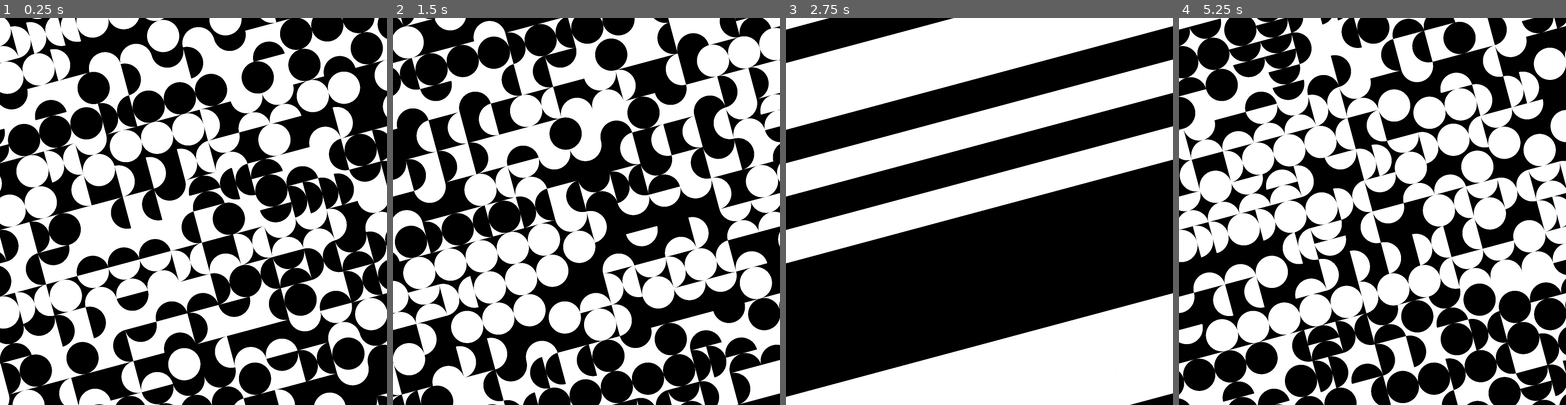
Above: before the commit, frames 1-4 (left to right).
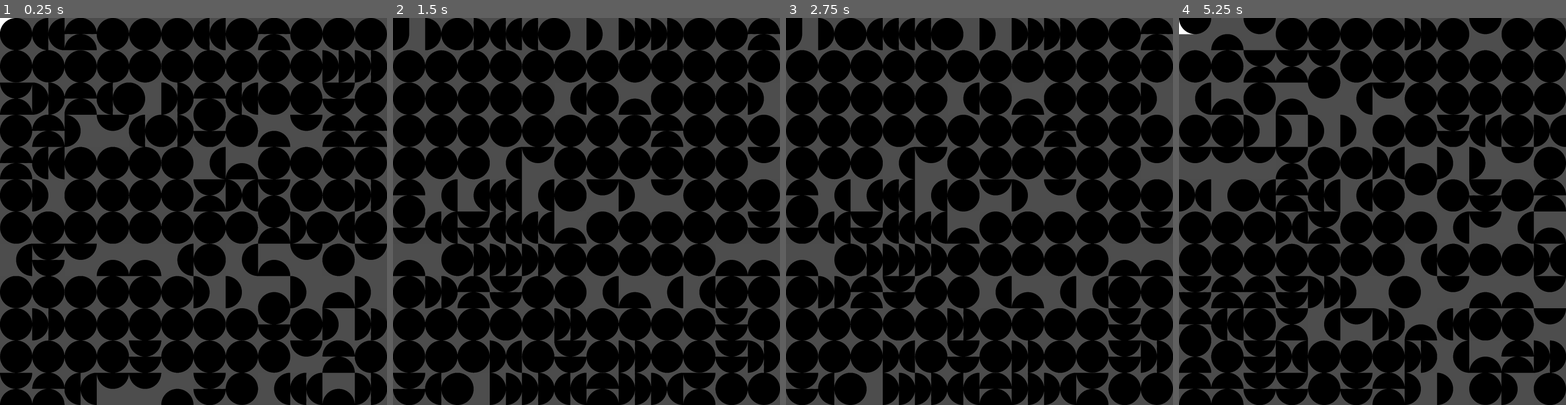
Above: after the commit, the same moments.

Repository: rio-raimundo/Sykora-painting-recreation
Game: Godot game, scene res://scenes/main.tscn
The game is run twice, just before and just after one commit, with the same random seed, the same clock (stepped at 60 frames per second) and the same inputs.
Inputs (mouse positions are in pixels of both pictures, inside the frame that each line leads up to):
- Up to frame 1 (0.25 s): no input
- Up to frame 2 (1.5 s): tap Enter at 0.5 s; move the mouse to (423, 37) at 0.52 s; tap P at 0.6 s; click (423, 37) at 0.67 s; tap Space at 1.25 s; move the mouse to (454, 29) at 1.27 s; hold S from 1.28 s (still down); tap R at 1.35 s; click (454, 29) at 1.42 s
- Up to frame 3 (2.75 s): tap Enter at 2 s; move the mouse to (878, 21) at 2.02 s; release S at 2.03 s; tap H at 2.1 s; click (878, 21) at 2.17 s
- Up to frame 4 (5.25 s): tap Space at 2.75, 4.25 s; move the mouse to (1186, 76) at 2.77 s; tap C at 2.85 s; click (1186, 76) at 2.92 s; tap Enter at 3.5 s; move the mouse to (1217, 68) at 3.52 s; hold S from 3.53 s (still down); tap P at 3.6 s; click (1217, 68) at 3.67 s; move the mouse to (1248, 60) at 4.27 s; tap R at 4.35 s; click (1248, 60) at 4.42 s; move the mouse to (1279, 52) at 5.02 s; tap H at 5.1 s; click (1279, 52) at 5.17 s

The runs differ from the first frame. In frame 1, 66% of the frame differs, in the area x 0-100%, y 0-100%; in frame 2, 65%; in frame 3, 63%; in frame 4, 70%.

Commit message:
First attempt at switching to tilemaps! Huge changes to code, everything works in ways much more native to Godot system with tiles now

Diff:
--- a/scenes/grid_square.tscn
+++ b/scenes/grid_square.tscn
@@ -7,4 +7,6 @@
 
 [node name="CollisionShape2D" type="CollisionShape2D" parent="."]
 
+[node name="Sprite2D" type="Sprite2D" parent="."]
+
 [connection signal="input_event" from="." to="." method="_on_input_event"]
--- a/scripts/grid.gd
+++ b/scripts/grid.gd
@@ -3,7 +3,7 @@
 # --- INITIALISE VARIABLES ---
 # Manually declared variables
 const N_CELLS: int = 12
-const WORLD_ROTATION: float = -PI/12
+# const WORLD_ROTATION: float = -PI/12
 const N_SEMICIRCLE_SEGMENTS: int = 64
 const P_IS_WHITE = 0.5  # probability that a given row's background color is white
 
@@ -11,10 +11,9 @@
 var h = Helpers
 
 # Load in class for specified pattern
+# Each class contains an array of starting probabilities and an array of textures, which are passed through to the GridSquares instances
 # Current available patterns can be found by querying PatternsList.PatternNames
-# AT TIME OF WRITING: .SEMICIRLCES and .TRIANGLES
-var pattern_name = PatternsList.PatternNames.SEMICIRCLES
-var Pattern = PatternsList.return_pattern(pattern_name)
+var pattern = PatternsList.Patterns[PatternsList.PatternNames.SEMICIRCLES]
 
 # Calculated variables
 const EXTRA_DRAWN = max(1, N_CELLS/6) * 2		# How many 'offscreen' cells to draw because of the tilt angle. Defaults to 1/3, minimum of 2. Must be even.
@@ -39,23 +38,25 @@
 		grid_squares.append([])
 		for col in range(N_DRAWN_CELLS):
 			# Centre position never changes so we can initialise it
-			var position = _to_world([Vector2(
+			var position = Vector2(
 				(col-EXTRA_DRAWN/2)*cell_size + cell_size/2,
 				(row-EXTRA_DRAWN/2)*cell_size + cell_size/2
-			)])
+			)
 
 			# Generate points RELATIVE to a centre of (0, 0) to pass in
-			var points = gen_square_points(
-				Vector2(cell_size, cell_size),
-				Vector2(0, 0),  # centre
-				WORLD_ROTATION,  # rotate by world rotation
-			)
+			var points = gen_square_points(Vector2(cell_size, cell_size))
 
 			# Initialise our grid square scene as a child and call the setup function
 			var instance = GridSquareScene.instantiate()
-			instance.setup(Vector2i(row, col), position[0], cell_size, points)
+			add_child(instance)
+			instance.setup(
+				Vector2i(row, col),
+				position,
+ 				cell_size,
+				points,
+				pattern.textures
+			)
 			instance.square_clicked.connect(_on_grid_square_clicked)
-			add_child(instance)
 			grid_squares[row].append(instance)
 
 	# Generate the grid squares and semicircles and queue the first redraw of the scene
@@ -81,9 +82,9 @@
 
 	# Scrolling handles the rotation
 	elif button_index == MOUSE_BUTTON_WHEEL_UP:
-		g.orientation = fmod(g.orientation + PI/2, 2 * PI)
+		g.orientation = fmod(g.orientation + 90, 360)
 	elif button_index == MOUSE_BUTTON_WHEEL_DOWN:
-		g.orientation = fmod(g.orientation - PI/2, 2 * PI)
+		g.orientation = fmod(g.orientation - 90, 360)
 
 	queue_redraw()
 
@@ -100,8 +101,8 @@
 	if gen_initial_patterns:
 		for row in range(N_DRAWN_CELLS):
 			for col in range(N_DRAWN_CELLS):
-				var grid_orientation = (int(randf()*4) * PI/2)
-				var initial_pattern_idx = h.weighted_random(Pattern.STARTING_PROBABILITIES)
+				var grid_orientation = (int(randf()*4) * 90)
+				var initial_pattern_idx = h.weighted_random(pattern.initial_probabilities)
 				grid_squares[row][col].initial_pattern_idx = initial_pattern_idx
 				grid_squares[row][col].orientation = grid_orientation
 
@@ -110,7 +111,7 @@
 	for row in range(N_DRAWN_CELLS):
 		# Initialise counts array to keep track of pattern idxs in adjacent squares
 		var counts = []
-		counts.resize(Pattern.N_PATTERNS)
+		counts.resize(len(pattern.textures))
 		counts.fill(0)
 
 		for col in range(N_DRAWN_CELLS):
@@ -123,7 +124,7 @@
 			if (col > 1): counts[grid_squares[row][col-2].initial_pattern_idx] -= 1
 
 			# Update the current pattern_name idx of the grid square
-			g.current_pattern_idx = h.weighted_random(counts)
+			g.set_pattern(h.weighted_random(counts))
 
 func _update_viewport():
 	# Update the viewport if it has changed on every redraw
@@ -149,9 +150,6 @@
 				g.points,  # already in world coordinates
 				h.to_color(g.is_white)
 			)
-
-			# Draw current pattern with a given idx
-			if show_shapes: Pattern.draw_pattern(self, g, WORLD_ROTATION)
 
 # Handle inputs
 # TODO SHIFT THROUGH PATTERNS ON LEFT CLICK, ROTATE ON RIGHT CLICK, LOCK ON MIDDLE?
@@ -185,21 +183,10 @@
 		queue_redraw()
 
 
-# Private helpers
-
-func _to_world(points: PackedVector2Array):
-	for i in range(len(points)):
-		points[i] = h.rotate_by(points[i], WORLD_ROTATION, centre_point)
-	return points
-
-
 # Shape drawing functions
-
-
 func gen_square_points(
 	dimensions: Vector2,
 	centre: Vector2 = Vector2(0, 0),
-	angle: float = 0
 ):
 	var points = [
 		centre + Vector2(-dimensions.x/2, -dimensions.y/2),
@@ -209,5 +196,4 @@
 	]
 
 	# Rotate the points and return
-	for idx in range(4): points[idx] = h.rotate_by(points[idx], angle, centre)
 	return points
--- a/scripts/grid_square.gd
+++ b/scripts/grid_square.gd
@@ -3,6 +3,8 @@
 
 # Not sure exactly how this works yet
 signal square_clicked(id: Vector2i, button_index)
+
+@onready var sprite: Sprite2D = $Sprite2D
 
 
 # Initialise variables
@@ -12,37 +14,47 @@
 var id: Vector2i
 var points: PackedVector2Array
 var size: float
+var textures: Array
+
 var is_white: bool
 var initial_pattern_idx: int
+var current_pattern_idx: int:
+	set(val):
+		current_pattern_idx = val
+		set_pattern(val)
 
-var orientation: float = 0.0
-var current_pattern_idx: int = 0
+var orientation: float:
+	set(val):
+		orientation = val
+		if sprite: sprite.rotation_degrees = orientation
 
 func setup(
-	id: Vector2i,
-	position: Vector2,
-	size: float,
-	points: PackedVector2Array,
-	is_white: bool = false,
-	initial_pattern_idx: int = 0,
-	orientation: float = 0,
+	# Identifiers
+	id: Vector2i, 						# unique ID for the grid square
+	position: Vector2,					# position of the centre of the square (pixels, I think)
+	size: float,						# size of one side of the square (pixels, I think?)
+	points: PackedVector2Array, 		# IMPORTANT: These points must be relative to (0,0), not the world position.
+
+	textures: Array,					# reference to the array of textures used to generate the pattern
 ):
 	self.id = id
 	self.position = position
 	self.size = size
-	self.is_white = is_white
-	self.initial_pattern_idx = initial_pattern_idx
-	self.orientation = orientation  # TODO just integrate the world orientation into this maybe?
-
-	# Get absolute points for self
-	var abs_points = []
-	for point in points: abs_points.append(point + position)
-	self.points = abs_points
+	self.points = points
+	self.textures = textures
 
 	# Initialise collision bounding box using points
-	shape = ConvexPolygonShape2D.new()
-	shape.points = points  # shape.points is RELATIVE
+	self.shape = ConvexPolygonShape2D.new()
+	self.shape.points = points  # shape.points is RELATIVE
 	$CollisionShape2D.shape = shape
+
+func set_pattern(pattern_idx: int):
+	if !sprite: return
+	self.sprite.texture = self.textures[pattern_idx]
+
+	var texture_size = self.sprite.texture.get_size()
+	self.sprite.scale = Vector2(self.size / texture_size.x, self.size / texture_size.y)  # make sure the sprite fits in the grid perfectly
+
 
 # This function has been linked with a 'signal' to respond to input events for that object
 func _on_input_event(viewport: Node, event: InputEvent, shape_idx: int) -> void:
--- a/scripts/patterns_list.gd
+++ b/scripts/patterns_list.gd
@@ -1,85 +1,116 @@
 # STORES ALL OF THE OPTIONS FOR SHAPE PATTERNS
+# https://diplomkyavu.cz/en/2019/martina-salonova new pattern (triangles?)
 extends Node2D
 
+const BASE_PATH = "res://assets/shapes/"
+
+# --- INITIALISE CLASSES TO HELP WITH PATTERN GENERATION ---
+# Class of legal PatternNames, for reference
 class PatternNames:
-	const SEMICIRCLES = 0
-	const TRIANGLES = 1
+	const SEMICIRCLES = "semicircles"
+	const TRIANGLES1 = "triangles-1"
 
-class Pattern:
-	var N_PATTERNS: int
-	var STARTING_PROBABILITIES: Array
-	var draw_pattern_callable: Callable
-
-	func _init(N_PATTERNS: int, STARTING_PROBABILITES: Array, draw_pattern: Callable):
-		self.N_PATTERNS = N_PATTERNS
-		self.STARTING_PROBABILITIES = STARTING_PROBABILITES
-		self.draw_pattern_callable = draw_pattern
-
-	# Draw pattern argument should always just take in the drawing node (to draw to the right node) and grid square instance
-	func draw_pattern(node, g: GridSquare, world_rotation): self.draw_pattern_callable.call(node, g, world_rotation)
-
-func return_pattern(pattern_name: int):
-	# All patterns must return a Pattern object
-	if pattern_name == PatternNames.SEMICIRCLES: return _handle_semicircles()
+# Dictionary of pattern classes: call with Patterns[PatternNames.SEMICIRCLES], etc.
+var Patterns = {
+	PatternNames.SEMICIRCLES: Pattern.new(
+		[0.5, 0.1, 0.2, 0.2],
+		load_patterns_from_folder(PatternNames.SEMICIRCLES)
+	),
+	PatternNames.TRIANGLES1: Pattern.new(
+		[0.3, 0.4, 0.3],
+		load_patterns_from_folder(PatternNames.TRIANGLES1)
+	),
+}
 
 
 
-# --- SEMICIRCLE GENERATION ---
-func _handle_semicircles():
-	# We initialise variables related to the drawing of semicircle patterns here
-	const N_PATTERNS = 4
-	const STARTING_PROBABILITIES = [0.5, 0.1, 0.2, 0.2]
-	const N_SEGMENTS = 32
+# --- HELPER METHODS ---
+class Pattern:
+	var initial_probabilities: Array
+	var textures: Array
 
-	# The only argument to our draw function can be the grid square instance g
-	# Because we also have a defined number of segments, we will wrap the draw_semicircle_pattern function so the only argument is g
-	var _draw_pattern = func(node, g: GridSquare, world_rotation): _draw_semicircle_pattern(node, g, world_rotation, N_SEGMENTS)
-	return Pattern.new(N_PATTERNS, STARTING_PROBABILITIES, _draw_pattern)
+	func _init(initial_probabilities: Array, textures: Array):
+		self.initial_probabilities = initial_probabilities
+		self.textures = textures
+
+# Helper function to load all texture files under a folder with given pattern name in BASE_PATH/pattern_name
+func load_patterns_from_folder(pattern_name: String):
+	var textures = []
+	var path = BASE_PATH.path_join(pattern_name)
+
+	var dir = DirAccess.open(path)
+	if !dir: print("An error occurred when trying to access the specified directory"); return textures
+
+	dir.list_dir_begin()
+	var filename = dir.get_next()
+	while filename != "":
+		if !dir.current_is_dir() and filename.ends_with(".png"):
+			textures.append(load(path.path_join(filename)))
+		filename = dir.get_next()
+
+	return textures
+
+
+
+
+
+
+# # --- SEMICIRCLE GENERATION ---
+# func _handle_semicircles():
+# 	# We initialise variables related to the drawing of semicircle patterns here
+# 	const N_PATTERNS = 4
+# 	const STARTING_PROBABILITIES = [0.5, 0.1, 0.2, 0.2]
+# 	const N_SEGMENTS = 32
+
+# 	# The only argument to our draw function can be the grid square instance g
+# 	# Because we also have a defined number of segments, we will wrap the draw_semicircle_pattern function so the only argument is g
+# 	var _draw_pattern = func(node, g: GridSquare, world_rotation): _draw_semicircle_pattern(node, g, world_rotation, N_SEGMENTS)
+# 	return Pattern.new(N_PATTERNS, STARTING_PROBABILITIES, _draw_pattern)
 
 
 """ Works by drawing one of the two semicircle patterns. """
-func _draw_semicircle_pattern(node, g: GridSquare, world_rotation, n_segments_to_draw: int):
+# func _draw_semicircle_pattern(node, g: GridSquare, world_rotation, n_segments_to_draw: int):
 
-	# Assign the rotations
-	var sc_centres
-	var sc_rotations
+# 	# Assign the rotations
+# 	var sc_centres
+# 	var sc_rotations
 
-	match g.current_pattern_idx:
-		0:
-			sc_centres = [g.position + Vector2(0, 0.25*g.size)]
-			sc_rotations = [PI]  # needs to be PI to be against edge, not entirely sure why
-		1:
-			sc_centres = [g.position - Vector2(0, 0.25*g.size), g.position + Vector2(0, 0.25*g.size)]
-			sc_rotations = [PI, PI]
-		2:
-			sc_centres = [g.position - Vector2(0, 0.25*g.size), g.position + Vector2(0, 0.25*g.size)]
-			sc_rotations = [0, PI]
-		3:
-			sc_centres = [g.position - Vector2(0, 0.25*g.size), g.position + Vector2(0, 0.25*g.size)]
-			sc_rotations = [PI, 0]
+# 	match g.current_pattern_idx:
+# 		0:
+# 			sc_centres = [g.position + Vector2(0, 0.25*g.size)]
+# 			sc_rotations = [PI]  # needs to be PI to be against edge, not entirely sure why
+# 		1:
+# 			sc_centres = [g.position - Vector2(0, 0.25*g.size), g.position + Vector2(0, 0.25*g.size)]
+# 			sc_rotations = [PI, PI]
+# 		2:
+# 			sc_centres = [g.position - Vector2(0, 0.25*g.size), g.position + Vector2(0, 0.25*g.size)]
+# 			sc_rotations = [0, PI]
+# 		3:
+# 			sc_centres = [g.position - Vector2(0, 0.25*g.size), g.position + Vector2(0, 0.25*g.size)]
+# 			sc_rotations = [PI, 0]
 
-	for sc_idx in range(len(sc_centres)):
-		var points = _gen_semicircle_points(sc_centres[sc_idx], g.size/2, sc_rotations[sc_idx], n_segments_to_draw)
+# 	for sc_idx in range(len(sc_centres)):
+# 		var points = _gen_semicircle_points(sc_centres[sc_idx], g.size/2, sc_rotations[sc_idx], n_segments_to_draw)
 
-		# Rotate around the centre of the SQUARE by the base rotation
-		for idx in range(len(points)): points[idx] = Helpers.rotate_by(points[idx], g.orientation + world_rotation, g.position)
-		node.draw_colored_polygon(points, Helpers.to_color(!g.is_white))
+# 		# Rotate around the centre of the SQUARE by the base rotation
+# 		for idx in range(len(points)): points[idx] = Helpers.rotate_by(points[idx], g.orientation + world_rotation, g.position)
+# 		node.draw_colored_polygon(points, Helpers.to_color(!g.is_white))
 
-func _gen_semicircle_points(
-	centre: Vector2,
-	radius: float,
-	orientation: float,
-	n_segments: int
-):
-	var circle_centre = centre - Vector2(0, 0.25*radius*2)
-	var points = []
+# func _gen_semicircle_points(
+# 	centre: Vector2,
+# 	radius: float,
+# 	orientation: float,
+# 	n_segments: int
+# ):
+# 	var circle_centre = centre - Vector2(0, 0.25*radius*2)
+# 	var points = []
 
-	# Divide pi degrees into s segments, draw over half a circle
-	for i in range(n_segments + 1):
-		var angle = PI * i / n_segments  # 0 to π
-		var base_point = circle_centre + Vector2(cos(angle), sin(angle)) * radius
+# 	# Divide pi degrees into s segments, draw over half a circle
+# 	for i in range(n_segments + 1):
+# 		var angle = PI * i / n_segments  # 0 to π
+# 		var base_point = circle_centre + Vector2(cos(angle), sin(angle)) * radius
 
-		# Rotate the point by the given orientation
-		points.append(Helpers.rotate_by(base_point, orientation, centre))
+# 		# Rotate the point by the given orientation
+# 		points.append(Helpers.rotate_by(base_point, orientation, centre))
 
-	return points
+# 	return points
Binary file added: assets/shapes/semicircles/Artboard 1.png
Not shown, added: assets/shapes/semicircles/Artboard 1.png.import
Binary file added: assets/shapes/semicircles/Artboard 2.png
Not shown, added: assets/shapes/semicircles/Artboard 2.png.import
Binary file added: assets/shapes/semicircles/Artboard 3.png
Not shown, added: assets/shapes/semicircles/Artboard 3.png.import
Binary file added: assets/shapes/semicircles/Artboard 4.png
Not shown, added: assets/shapes/semicircles/Artboard 4.png.import
Binary file added: assets/shapes/triangles-1/Artboard 1.png
Not shown, added: assets/shapes/triangles-1/Artboard 1.png.import
Binary file added: assets/shapes/triangles-1/Artboard 2.png
Not shown, added: assets/shapes/triangles-1/Artboard 2.png.import
(and 2 more such lines)
